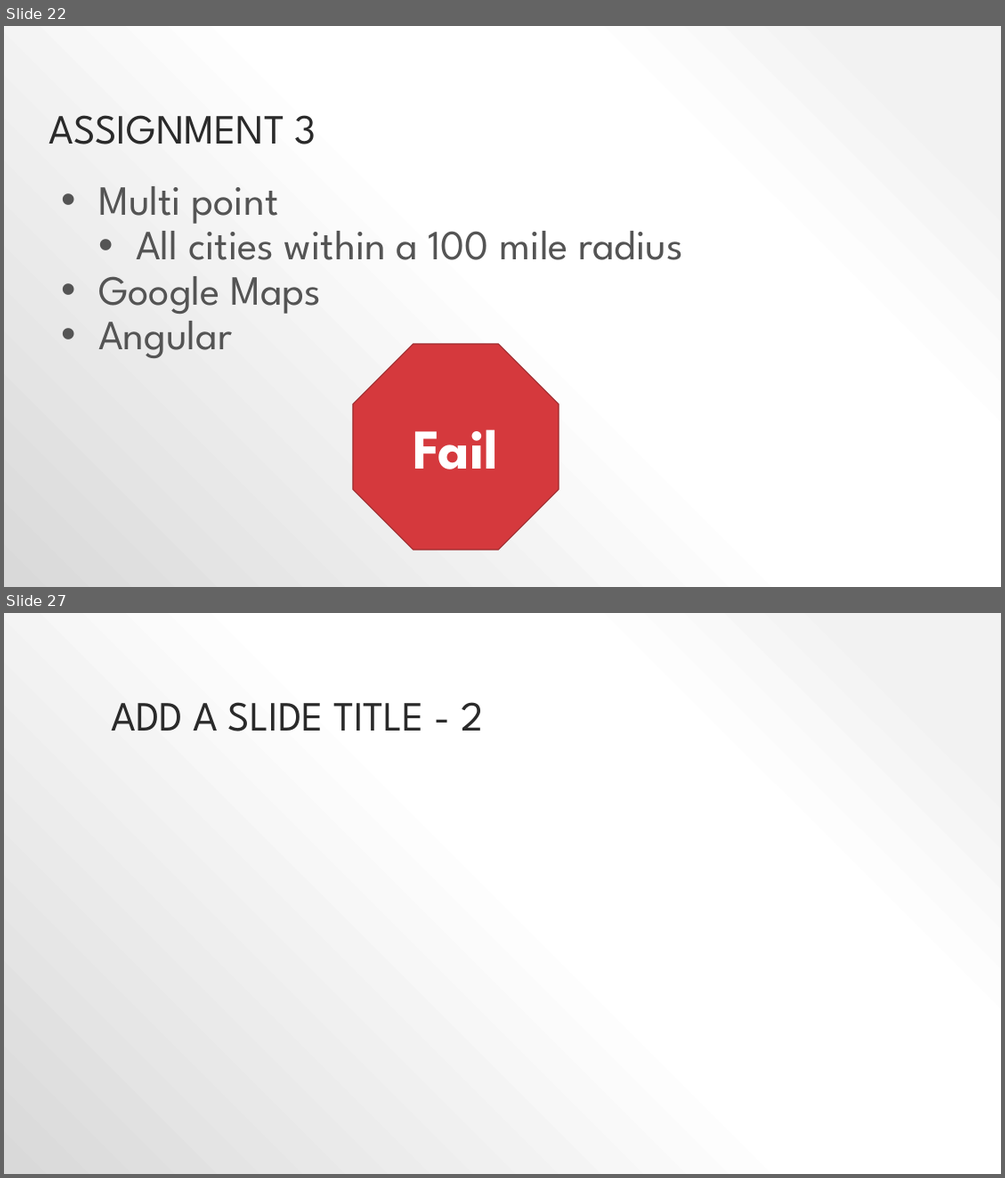
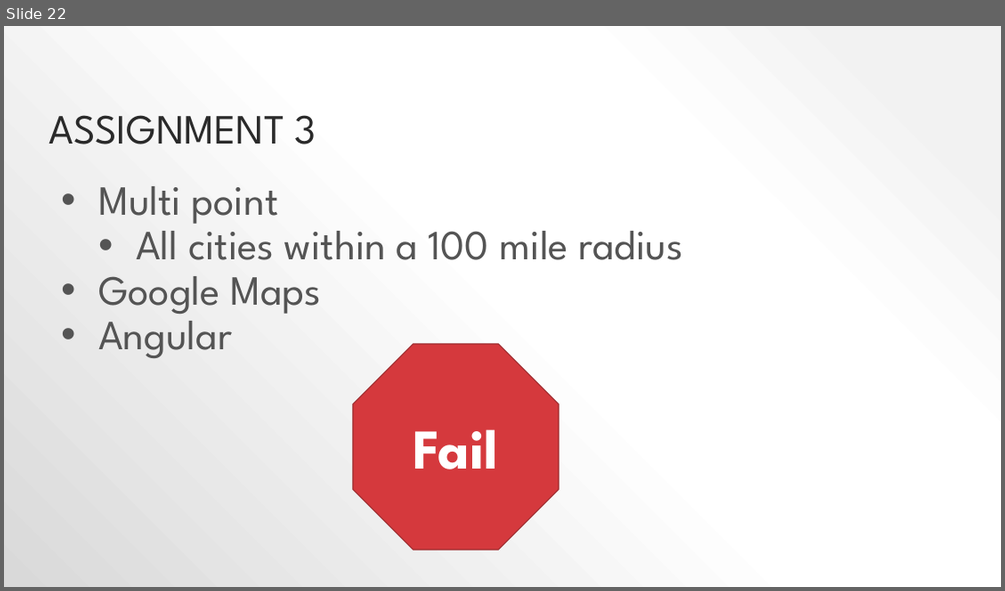
Before and after one commit to pjsteele/techtalksky, a slide deck: presentation/techTalk.pptx. Shown one above the other, each under a label of ours: slides 22 and 27 before the commit, slide 22 after it; the slides between them are not shown. The pictures are 1005x1178 and 1005x591 pixels, drawn with LibreOffice and Linux fonts; fonts in the diff are those of the drawing. Boxes give left, top, right and bottom in pixels: in the first picture for what was removed or moved away, otherwise in the second. Text is boxed around its words. In the diff, an @@ line names an element or a change of style, - is before the commit and + after.

```diff
--- a/presentation/techTalk.pptx
+++ b/presentation/techTalk.pptx
@@ slide 27 removed at (4,613,1001,1174), background gradient #F2F2F2 to #FFFFFF to #D9D9D9 @@
@@ title removed at (111,702,483,731) @@
-ADD A SLIDE TITLE - 2
```
Also in this commit, not shown: 1 slide changed, 5 slides added, 5 other slides removed, 4 other files.
